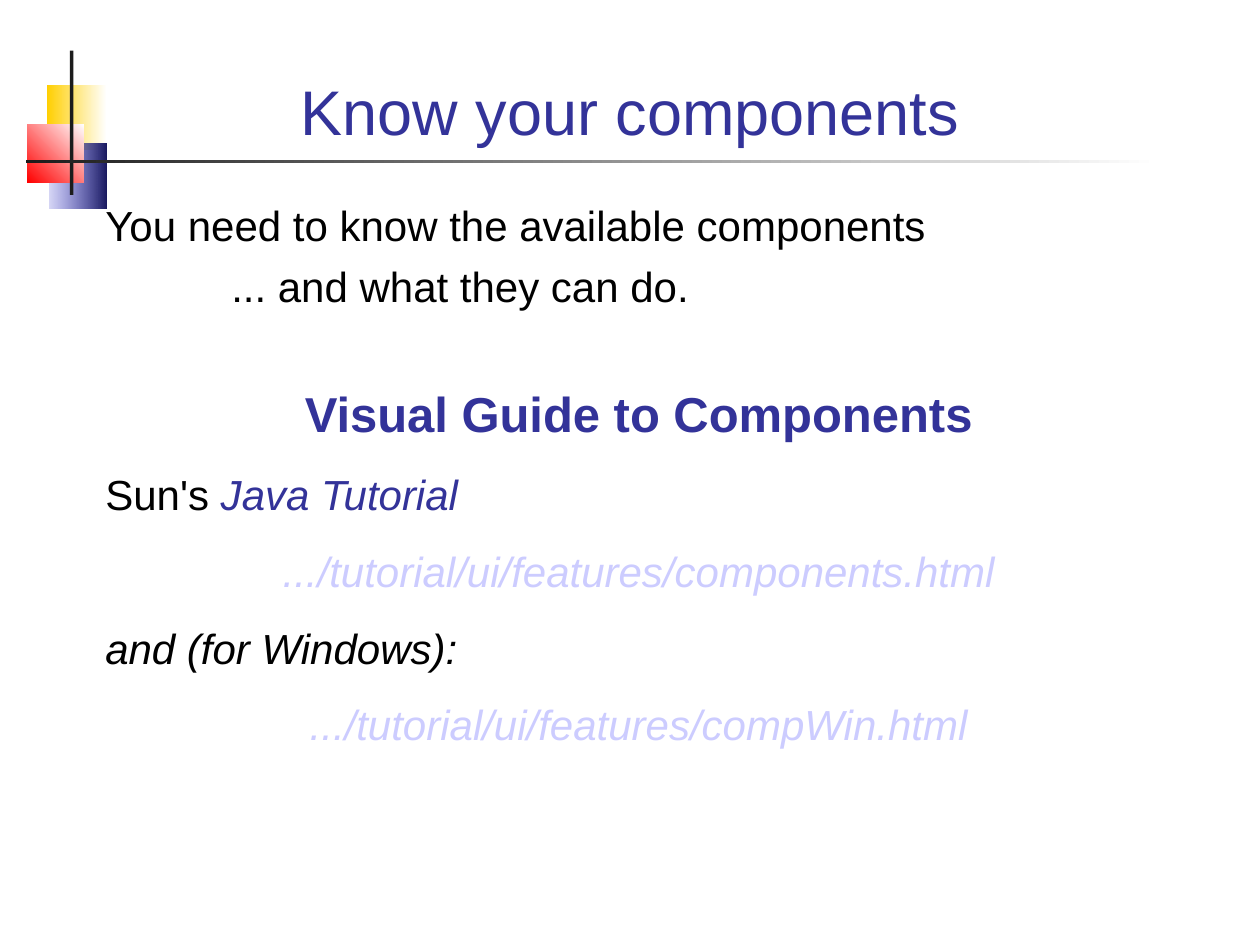
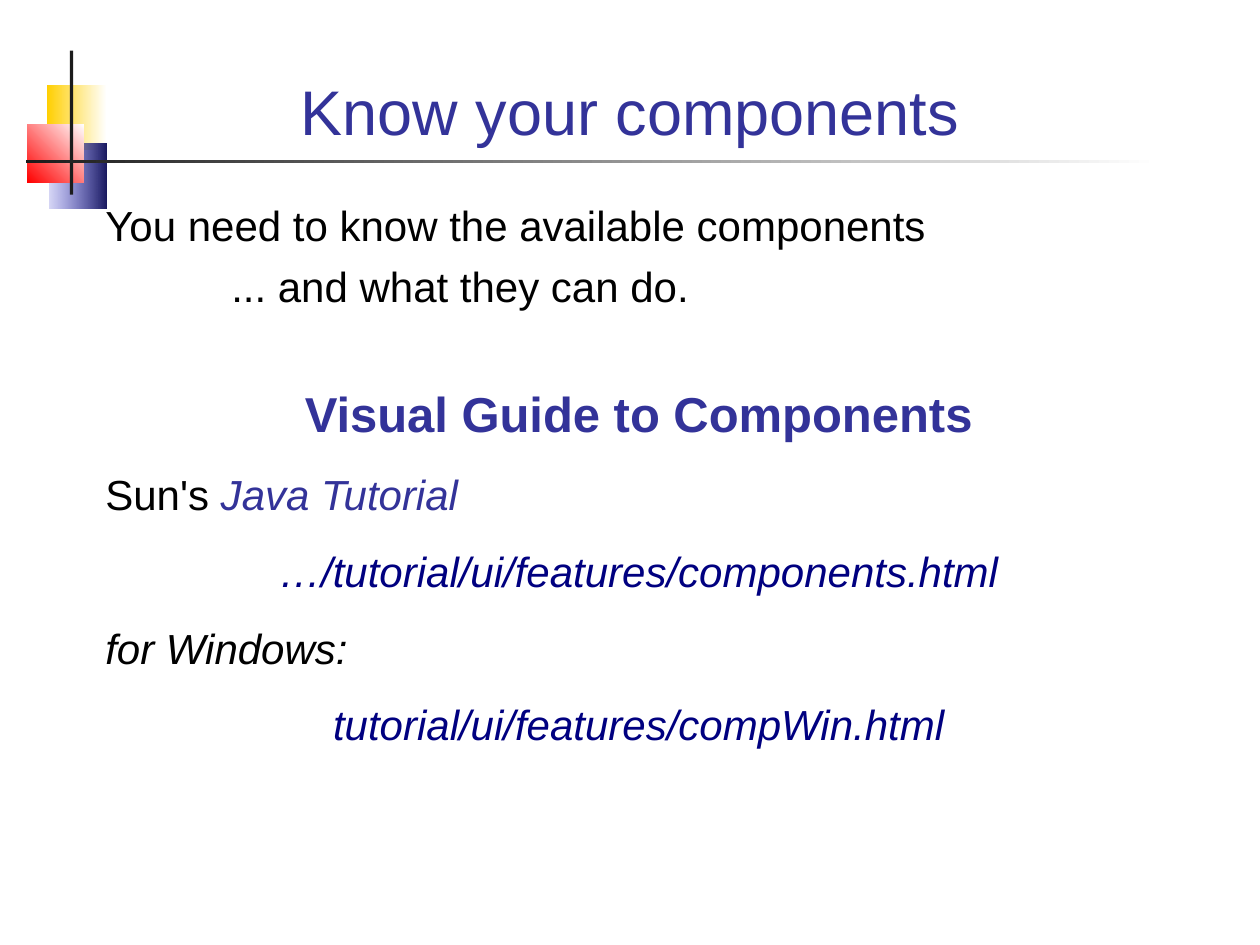
Before and after one commit to skeoop/skeoop.github.io, a slide deck: slide 17 of week6/Graphics-1.ppt. Drawn at 1260x945 pixels with LibreOffice and Linux fonts; fonts in the diff are those of the drawing. Boxes give left, top, right and bottom in pixels: in the first picture for what was removed or moved away, otherwise in the second. Text is boxed around its words. In the diff, an @@ line names an element or a change of style, - is before the commit and + after.

```diff
--- a/week6/Graphics-1.ppt
+++ b/week6/Graphics-1.ppt
@@ text at <box>105,556,998,749</box>: text changed; text colour #CCCCFF to #000080 @@
-.../tutorial/ui/features/components.html
-and (for Windows):
-.../tutorial/ui/features/compWin.html
+…/tutorial/ui/features/components.html
+for Windows:
+tutorial/ui/features/compWin.html
```
Also in this commit, not shown: 7 other slides changed, 7 other files.
